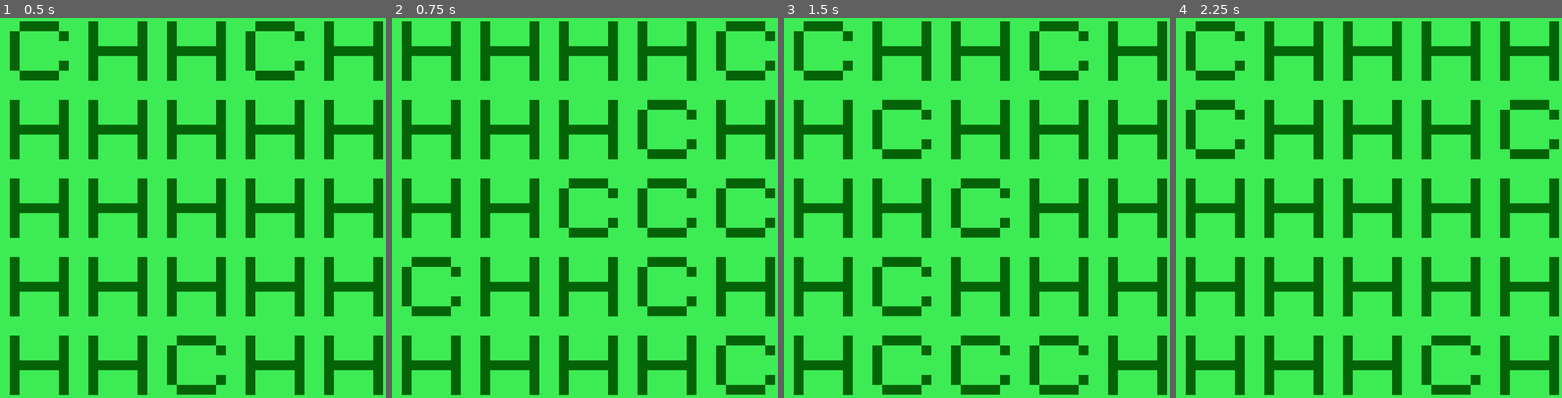
Above: before the commit, frames 1-4 (left to right).
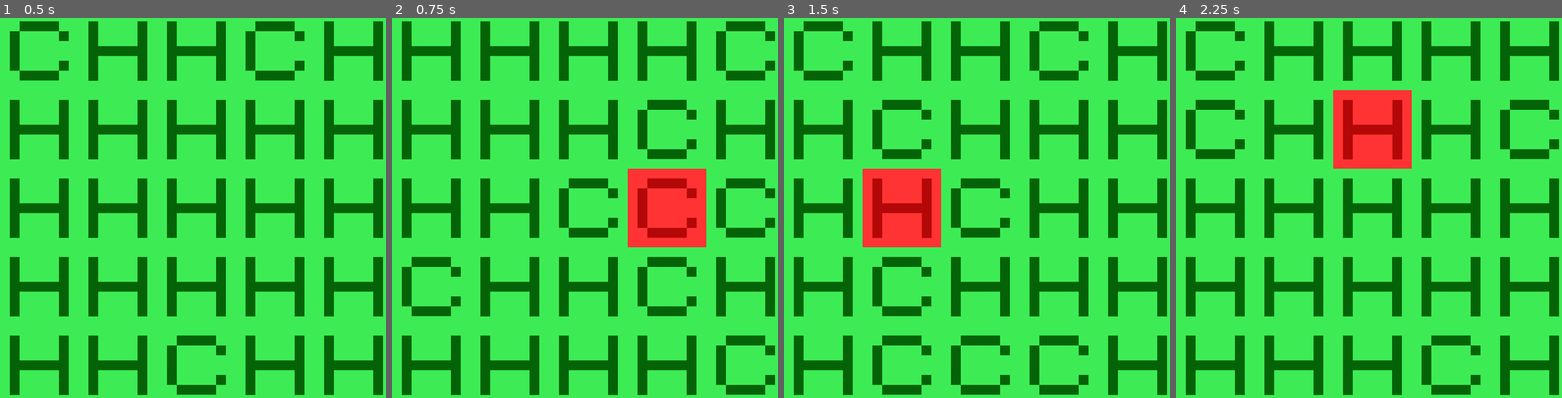
Above: after the commit, the same moments.

Repository: jaco12/engl3500-final-project
Game: Godot game, scene res://scenes/main.tscn
Same seed, same stepped clock (60 frames per second), same inputs: the game is played once before the commit and once after it.
Inputs (mouse positions are in pixels of both pictures, inside the frame that each line leads up to):
- Up to frame 1 (0.5 s): no input
- Up to frame 2 (0.75 s): tap Enter at 0.5 s; move the mouse to (673, 189) at 0.52 s; tap Space (space) at 0.6 s
- Up to frame 3 (1.5 s): tap Space (space) at 1.25, 1.35 s; move the mouse to (903, 227) at 1.27 s
- Up to frame 4 (2.25 s): tap Enter at 2 s; move the mouse to (1411, 120) at 2.02 s; tap Space (space) at 2.1 s

Frame 1 is identical in both runs. In frame 2, 4.2% of the frame differs, in the area x 61-82%, y 39-61%; in frame 3, 4.2%; in frame 4, 4.2%.

Commit message:
hover over tiles effect

Diff:
--- /dev/null
+++ b/scripts/enemy_tile.gd
@@ -0,0 +1,32 @@
+extends Sprite2D
+
+#----------CONSTANTS AND VARIABLES----------#
+
+
+#----------FUNCTIONS----------#
+func _ready():
+	# Enable mouse detection
+	set_process_input(true)
+
+	# Connect signals programmatically
+	var area = Area2D.new()
+	var collision = CollisionShape2D.new()
+	var shape = RectangleShape2D.new()
+
+	# Set shape size based on sprite
+	shape.size = texture.get_size()
+	collision.shape = shape
+
+	# Add nodes to the sprite
+	add_child(area)
+	area.add_child(collision)
+
+	# Connect signals
+	area.mouse_entered.connect(_on_mouse_entered)
+	area.mouse_exited.connect(_on_mouse_exited)
+
+func _on_mouse_entered():
+	texture = load("res://assets/enemy_red.png")
+
+func _on_mouse_exited():
+	texture = load("res://assets/enemy.png")
--- /dev/null
+++ b/scripts/hostage_tile.gd
@@ -0,0 +1,32 @@
+extends Sprite2D
+
+#----------CONSTANTS AND VARIABLES----------#
+
+
+#----------FUNCTIONS----------#
+func _ready():
+	# Enable mouse detection
+	set_process_input(true)
+
+	# Connect signals programmatically
+	var area = Area2D.new()
+	var collision = CollisionShape2D.new()
+	var shape = RectangleShape2D.new()
+
+	# Set shape size based on sprite
+	shape.size = texture.get_size()
+	collision.shape = shape
+
+	# Add nodes to the sprite
+	add_child(area)
+	area.add_child(collision)
+
+	# Connect signals
+	area.mouse_entered.connect(_on_mouse_entered)
+	area.mouse_exited.connect(_on_mouse_exited)
+
+func _on_mouse_entered():
+	texture = load("res://assets/hostage_red.png")
+
+func _on_mouse_exited():
+	texture = load("res://assets/hostage.png")
--- a/scripts/main.gd
+++ b/scripts/main.gd
@@ -1,9 +1,10 @@
 extends Node2D
-
 
 # Called when the node enters the scene tree for the first time.
 func _ready():
 	init_board(5, 5, 25)
+	connect("mouse_entered", Callable(self, "_on_mouse_entered"))
+
 
 func init_board(rows, columns, enemy_gen_percentage):
 	var rng = RandomNumberGenerator.new()
@@ -24,8 +25,10 @@
 
 	if square_type == "enemy":
 		sprite.texture = load("res://assets/enemy.png")
+		sprite.set_script(load("res://scripts/enemy_tile.gd"))
 	elif square_type == "hostage":
 		sprite.texture = load("res://assets/hostage.png")
+		sprite.set_script(load("res://scripts/hostage_tile.gd"))
 
 	var desired_size = Vector2(200, 200)  # Set the exact size you want
 	var texture_size = sprite.texture.get_size()
@@ -39,3 +42,9 @@
 func _process(delta):
 	if Input.is_action_just_pressed("space"):
 		init_board(5, 5, 25)
+	#var mouse_pos = get_global_mouse_position()
+	#var mouse_row = int(mouse_pos.y) / 200
+	#var mouse_col = int(mouse_pos.x) / 200
+	#var tile_num = mouse_row * 5 + mouse_col
+	#while tile_num tiles[tile_num].texture.resource_path == "res://assets/hostage.png":
+		#tiles[tile_num].texture = load("res://assets/hostage_red.png")
